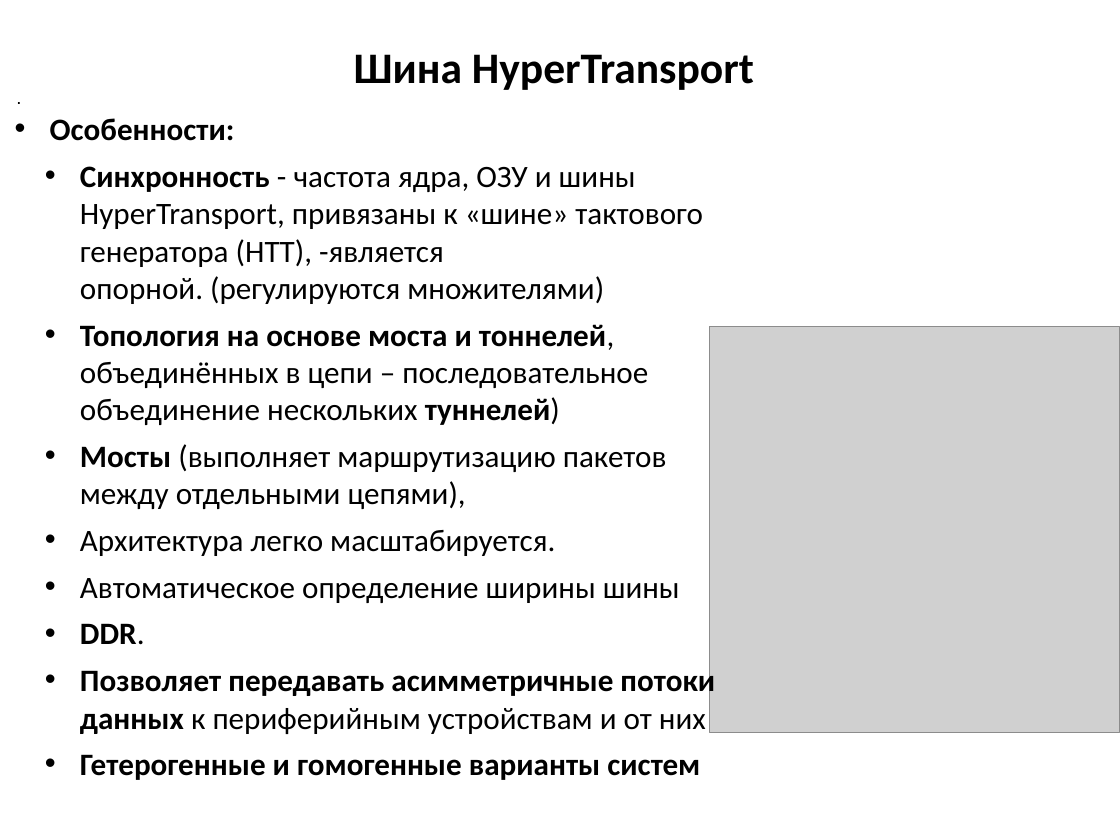
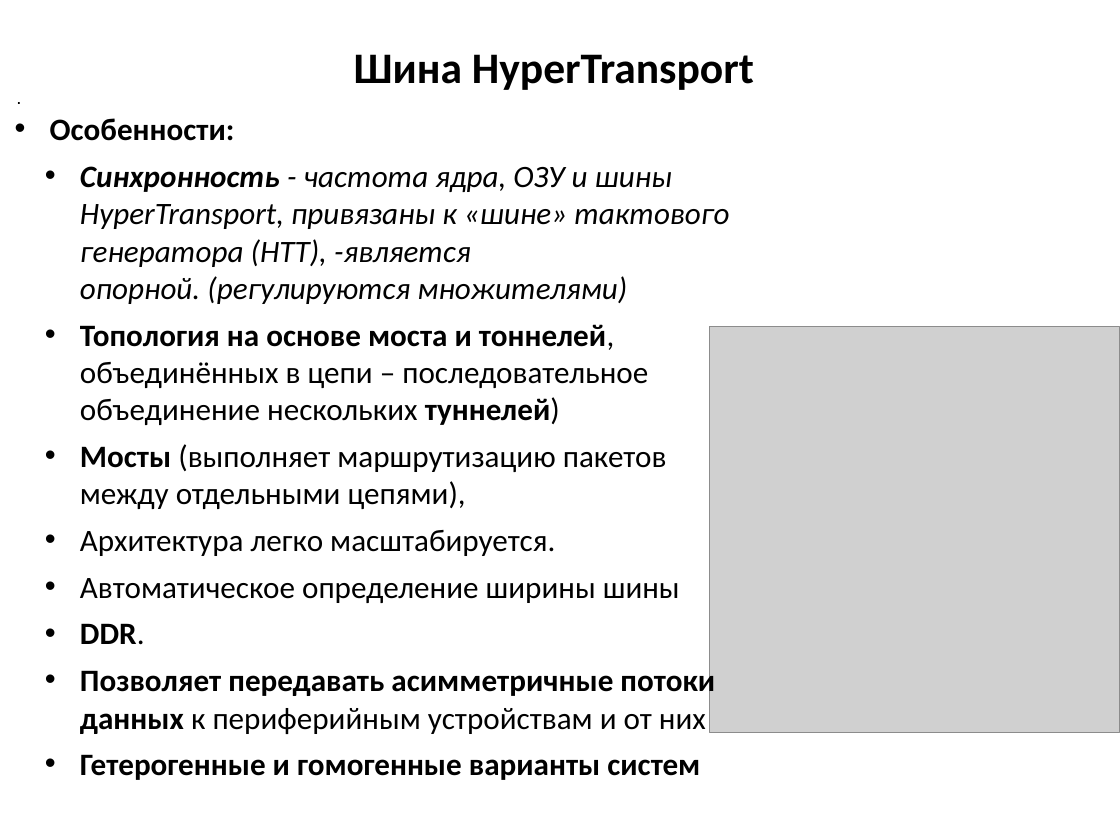
Before and after one commit to MVRonkin/arch_comp_sys, a slide deck: slide 22 of 2023 весна/лекции/Лекция 7_1 нов.pptx (slide 20 before the commit). Drawn at 1120x840 pixels with LibreOffice and Linux fonts; fonts in the diff are those of the drawing; grey boxes stand for pictures. Boxes give left, top, right and bottom in pixels: in the first picture for what was removed or moved away, otherwise in the second. Text is boxed around its words. In the diff, an @@ line names an element or a change of style, - is before the commit and + after.

```diff
--- a/2023 весна/лекции/Лекция 7_1 нов.pptx
+++ b/2023 весна/лекции/Лекция 7_1 нов.pptx
@@ text at [80,166,729,304]: italic on in "Синхронность - частота ядра, ОЗУ и шины ..." @@
```
Also in this commit, not shown: 5 other slides changed, 2 slides added, 12 other files.
